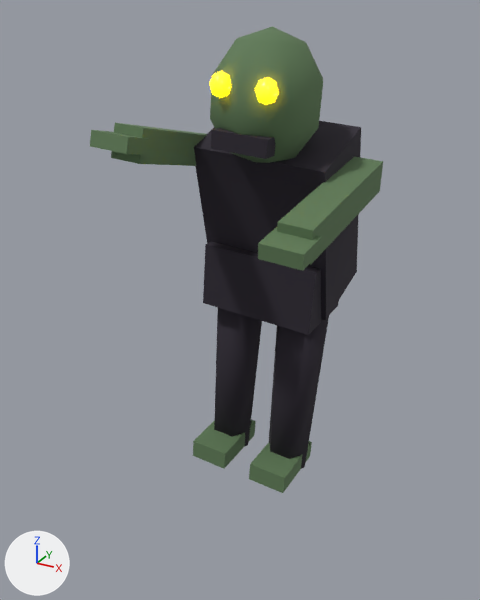
What one commit did to the glTF model models/ghoul.glb.
One viewpoint serves both versions: a 50 mm lens placed at (1.12, -2.21, 1.82), pointed at (-0.01, -0.15, 0.79). Arrows for +X, +Y and +Z are at lower left; the lights stay in place. The older version comes first. Where no turn or scale is listed for an object, it has been applied to the vertices. Vertices at exactly the same position are counted once.

In view in the first picture: 'arm-1_skin', 'arm1_skin', 'ghoul_body_eyes', 'ghoul_body_rags', 'ghoul_body_skin'.
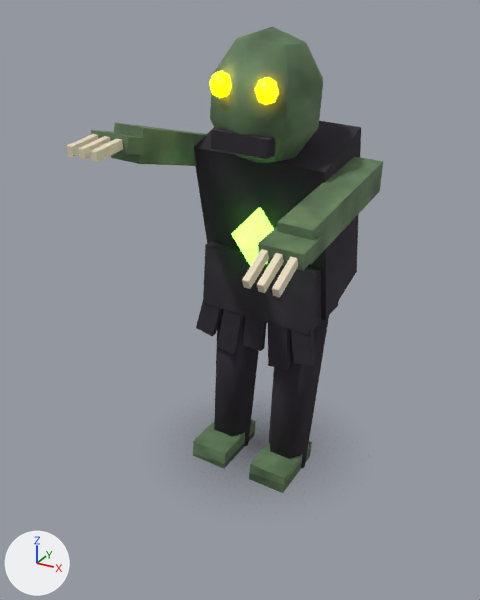
Changed parts and their boxes (x1, y1, x2, y2) in the pictures (480 x 600 px):
```json
{"object": "arm-1_horn", "change": "added", "after": [242, 249, 298, 297], "on screen": "beige"}
{"object": "ghoul_body_rune", "change": "added", "after": [231, 208, 274, 266]}
{"object": "arm1_horn", "change": "added", "after": [66, 134, 123, 162], "on screen": "beige"}
{"object": "shadow_shadow", "change": "added", "after": [234, 427, 270, 461]}
{"part": 1, "of": "me_ghoul_body_rags", "change": "added", "after": [196, 302, 316, 370]}
```

Scene script edits in JSON lines:
```json
{"op": "add", "block": "img_shadow", "code": ["img_shadow = load_image('shadow', '_unpacked/shadow', 128, 128, 'sRGB')"]}
{"op": "add", "block": "mat_shadow", "code": ["mat_shadow = principled_material('shadow')", "mat_shadow.texture = img_shadow  # with its transparency", "mat_shadow.roughness = 1.0"]}
{"op": "add", "block": "mat_rune", "code": ["mat_rune = principled_material('rune')", "mat_rune.base_color = (0.202, 1.0, 0.0685)  # green #7cff4a", "mat_rune.roughness = 0.3", "mat_rune.emission_color = (0.202, 1.0, 0.0685)  # green #7cff4a", "mat_rune.emission_strength = 4.0"]}
{"op": "add", "block": "mat_horn", "code": ["mat_horn = principled_material('horn')", "mat_horn.base_color = (0.807, 0.716, 0.527)  # beige #e8dcc0"]}
{"block": "me_ghoul_body_rags", "where": "# used by ob_ghoul_body_rags; location = (0.0, 0.0, 0.0)"}
{"op": "remove", "block": "me_ghoul_body_rags", "code": "me_ghoul_body_rags.from_pydata(...)  # 48 vertices, 76 faces; spans x -0.229..0.351, y -0.36..0.273, z -0.016..1.472"}
{"op": "add", "block": "me_ghoul_body_rags", "code": "me_ghoul_body_rags.from_pydata(...)  # 88 vertices, 136 faces; spans x -0.229..0.351, y -0.36..0.273, z -0.016..1.472"}
{"block": "me_ghoul_body_rags", "change": "me_ghoul_body_rags part 1"}
{"block": "me_ghoul_body_rags", "change": "20 vertices are added at x -0.219..0.303, y -0.145, z 0.53..0.87"}
{"block": "me_ghoul_body_rags", "change": "20 new vertices lie (0.0, 0.03, 0.0) away from vertices in x -0.219..0.303, y -0.145, z 0.53..0.87"}
{"block": "me_ghoul_body_rags", "change": "60 new faces join them"}
{"op": "add", "block": "me_shadow_shadow", "code": ["me_shadow_shadow = bpy.data.meshes.new('shadow_shadow')", "me_shadow_shadow.from_pydata(...)  # 4 vertices, 2 faces; spans x -0.55..0.55, y -0.55..0.55, z 0.03", "me_shadow_shadow.materials.append(mat_shadow)  # picture img_shadow"]}
{"op": "add", "block": "me_ghoul_body_rune", "code": ["me_ghoul_body_rune = bpy.data.meshes.new('ghoul_body_rune')", "me_ghoul_body_rune.from_pydata([(0.082, -0.17, 1.177), (0.064, -0.17, 0.918), (-0.036, -0.17, 1.055), (0.073, -0.28, 1.047), (0.183, -0.17, 1.04), (0.073, -0.06, 1.047)], [], [(0, 2, 3), (0, 3, 4), (0, 4, 5), (0, 5, 2), (1, 3, 2), (1, 4, 3), (1, 5, 4), (1, 2, 5)])", "me_ghoul_body_rune.materials.append(mat_rune)  # green #7cff4a, glowing green #7cff4a"]}
{"op": "add", "block": "me_arm_1_horn", "code": ["me_arm_1_horn = bpy.data.meshes.new('arm-1_horn')", "me_arm_1_horn.from_pydata(...)  # 24 vertices, 36 faces; spans x 0.3231..0.4386, y -0.9313..-0.8113, z 1.1012..1.1915", "me_arm_1_horn.materials.append(mat_horn)  # beige #e8dcc0"]}
{"op": "add", "block": "me_arm1_horn", "code": ["me_arm1_horn = bpy.data.meshes.new('arm1_horn')", "me_arm1_horn.from_pydata(...)  # 24 vertices, 36 faces; spans x -0.2583..-0.1453, y -0.4801..-0.3571, z 1.3881..1.4421", "me_arm1_horn.materials.append(mat_horn)  # beige #e8dcc0"]}
{"op": "add", "block": "ob_shadow_shadow", "code": ["ob_shadow_shadow = bpy.data.objects.new('shadow_shadow', me_shadow_shadow)", "ob_shadow_shadow.location = (0.0, 0.0, 0.0)"]}
{"op": "add", "block": "ob_ghoul_body_rune", "code": ["ob_ghoul_body_rune = bpy.data.objects.new('ghoul_body_rune', me_ghoul_body_rune)", "ob_ghoul_body_rune.location = (0.0, 0.0, 0.0)"]}
{"op": "add", "block": "ob_arm_1_horn", "code": ["ob_arm_1_horn = bpy.data.objects.new('arm-1_horn', me_arm_1_horn)", "ob_arm_1_horn.location = (0.001, 0.181, 0.013)"]}
{"op": "add", "block": "ob_arm1_horn", "code": ["ob_arm1_horn = bpy.data.objects.new('arm1_horn', me_arm1_horn)", "ob_arm1_horn.location = (0.002, -0.27, 0.028)"]}
```
